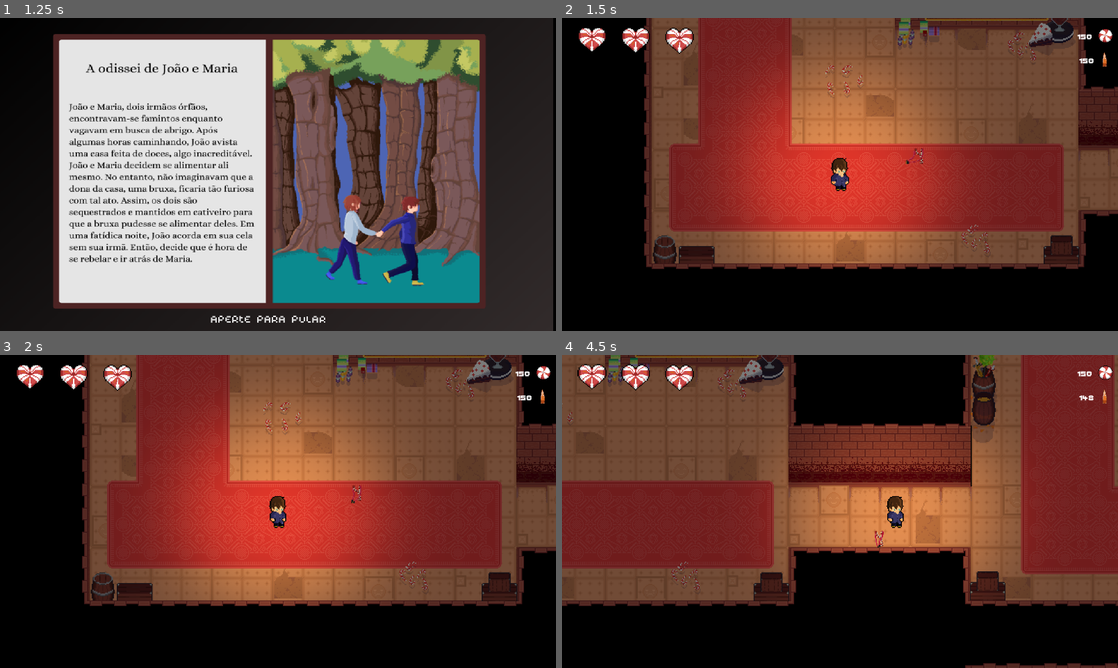
Above: before the commit, frames 1-4 (two rows, left to right).
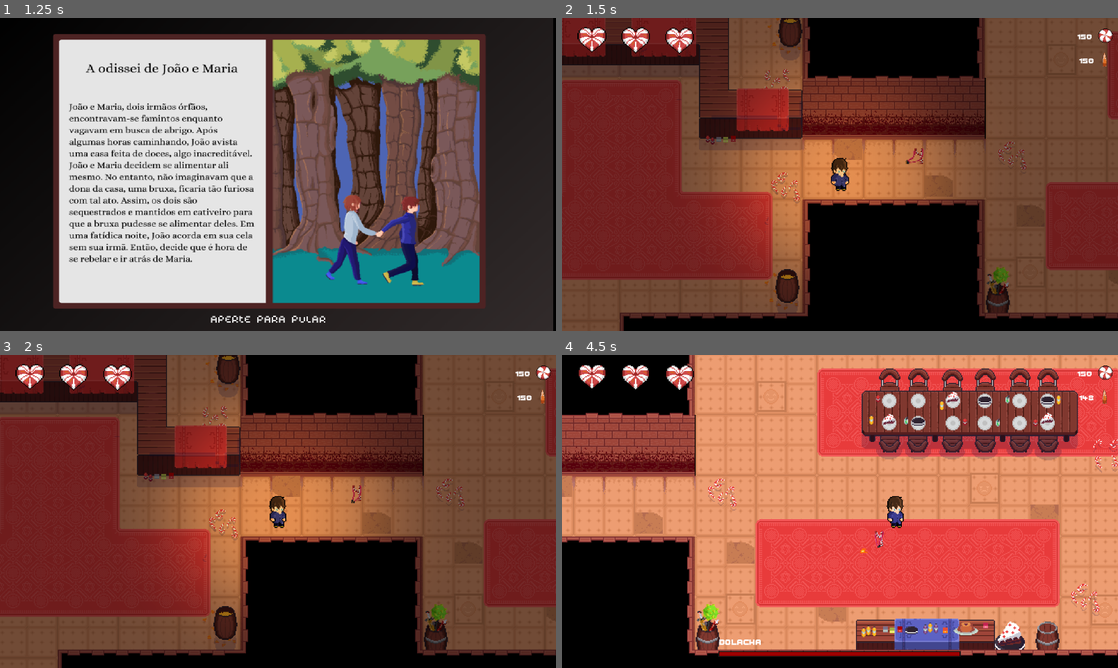
Above: after the commit, the same moments.

Repository: mtab-dev/bulletspeel
Game: Godot game, scene res://scenes/levels/main_menu.tscn
The game is run twice, just before and just after one commit, with the same random seed, the same clock (stepped at 60 frames per second) and the same inputs. Sound files missing from this copy of the repository are replaced by a short silence.
Inputs (mouse positions are in pixels of both pictures, inside the frame that each line leads up to):
- Up to frame 1 (1.25 s): click (278, 202) at 0.5 s
- Up to frame 2 (1.5 s): click (828, 318) at 1.25 s
- Up to frame 3 (2 s): no input
- Up to frame 4 (4.5 s): move the mouse to (962, 495) at 2.02 s; hold D (right) 2.03-2.75 s; click (962, 495) at 2.17 s; drag from (895, 511) to (812, 574) at 2.77 s; move the mouse to (895, 442) at 3.52 s; hold D (right) 3.53-4.25 s; drag from (812, 574) to (673, 464) at 4.27 s

Frame 1 is identical in both runs. In frame 2, 75% of the frame differs, in the area x 0-100%, y 0-100%; in frame 3, 75%; in frame 4, 89%.

Commit message:
fix: boss transform to second version

Diff:
--- a/scenes/levels/level_one.tscn
+++ b/scenes/levels/level_one.tscn
@@ -1180,7 +1180,7 @@
 shape = SubResource("RectangleShape2D_khe0q")
 
 [node name="slingDetect" type="Area2D" parent="."]
-position = Vector2(-666, -260)
+position = Vector2(377, -1067)
 
 [node name="slingTexture" type="AnimatedSprite2D" parent="slingDetect"]
 scale = Vector2(0.8, 0.8)
@@ -1238,7 +1238,7 @@
 position = Vector2(824, -1329)
 
 [node name="player" parent="." instance=ExtResource("1_bvwrk")]
-position = Vector2(-747, -241)
+position = Vector2(296, -1048)
 speed = 250
 
 [node name="elevator" parent="." instance=ExtResource("25_uf2ca")]
--- a/scripts/enemies/bigCookie/bigCookie.gd
+++ b/scripts/enemies/bigCookie/bigCookie.gd
@@ -26,7 +26,6 @@
 
 func transformCookie():
 	cookieTransform.emit()
-	isTransforming = true
 	animation.play('white2black')
 
 func _process(delta: float) -> void:
@@ -78,7 +77,4 @@
 			animation.play('whiteAttack')
 
 func _on_animation_finished() -> void:
-	if animation.animation == "white2black":
-		isTransforming = false
-	else:
-		hitWhenAnim()
+	hitWhenAnim()
--- a/scripts/enemies/bigCookie/cookieChase.gd
+++ b/scripts/enemies/bigCookie/cookieChase.gd
@@ -10,20 +10,18 @@
 
 func Enter():
 	player = get_tree().get_first_node_in_group("Player")
-
-	# Verifica se o Timer já foi criado
 	if not transformTimer:
 		transformTimer = Timer.new()
-		transformTimer.wait_time = 2.0  # Ajusta o tempo conforme necessário
-		transformTimer.one_shot = true  # Define como uma vez
-		add_child(transformTimer)  # Adiciona o Timer ao nó
+		transformTimer.wait_time = 1.6
+		transformTimer.one_shot = true
+		add_child(transformTimer)
 		transformTimer.connect("timeout", Callable(self, "_on_transform_timer_timeout"))
 	else:
 		print("Timer já instanciado.")
 
 func PhysicsUpdate(_delta: float):
 	if isTransforming:
-		enemy.velocity = Vector2.ZERO  # Parado durante a transformação
+		enemy.velocity = Vector2.ZERO
 	else:
 		var direction = player.global_position - enemy.global_position
 		var distance = direction.length()
@@ -38,11 +36,9 @@
 
 func _on_big_cookie_cookie_transform() -> void:
 	if transformTimer:
-		transformTimer.start()  # Inicia o timer para a transformação
+		transformTimer.start()
 		isTransforming = true
-		texture.play("white2black")  # Toca a animação de transformação
-	else:
-		print("Timer não está disponível.")
+		texture.play("white2black")
 
 func _on_transform_timer_timeout() -> void:
-	isTransforming = false  # A transformação terminou
+	isTransforming = false
--- a/scripts/enemies/bigCookie/cookieIdle.gd
+++ b/scripts/enemies/bigCookie/cookieIdle.gd
@@ -17,15 +17,13 @@
 
 func Enter():
 	player = get_tree().get_first_node_in_group("Player")
-
-	# Instancia o Timer diretamente no código
 	if not transformTimer:
 		transformTimer = Timer.new()
-		transformTimer.wait_time = 2.0  # Duração da transformação (ajuste conforme necessário)
-		transformTimer.one_shot = true  # O timer dispara apenas uma vez
-		add_child(transformTimer)  # Adiciona o Timer ao nó atual
+		transformTimer.wait_time = 1.6
+		transformTimer.one_shot = true
+		add_child(transformTimer)
 
-		# Conecta o sinal 'timeout' do Timer corretamente
+
 		transformTimer.connect("timeout", Callable(self, "_on_transform_timer_timeout"))
 	else:
 		print("Timer já instanciado.")
@@ -46,7 +44,7 @@
 
 func PhysicsUpdate(_delta: float):
 	if isTransforming:
-		enemy.velocity = Vector2.ZERO  # Parado durante a transformação
+		enemy.velocity = Vector2.ZERO
 	else:
 		if enemy:
 			enemy.velocity = moveDirection * moveSpeed
@@ -66,9 +64,9 @@
 		print("Iniciando transformação.")
 		transformTimer.start()
 		isTransforming = true
-		texture.play("white2black")  # Animação de transformação
+		texture.play("white2black")
 	else:
 		print("Timer não está disponível.")
 
 func _on_transform_timer_timeout() -> void:
-	isTransforming = false  # A transformação terminou
+	isTransforming = false
